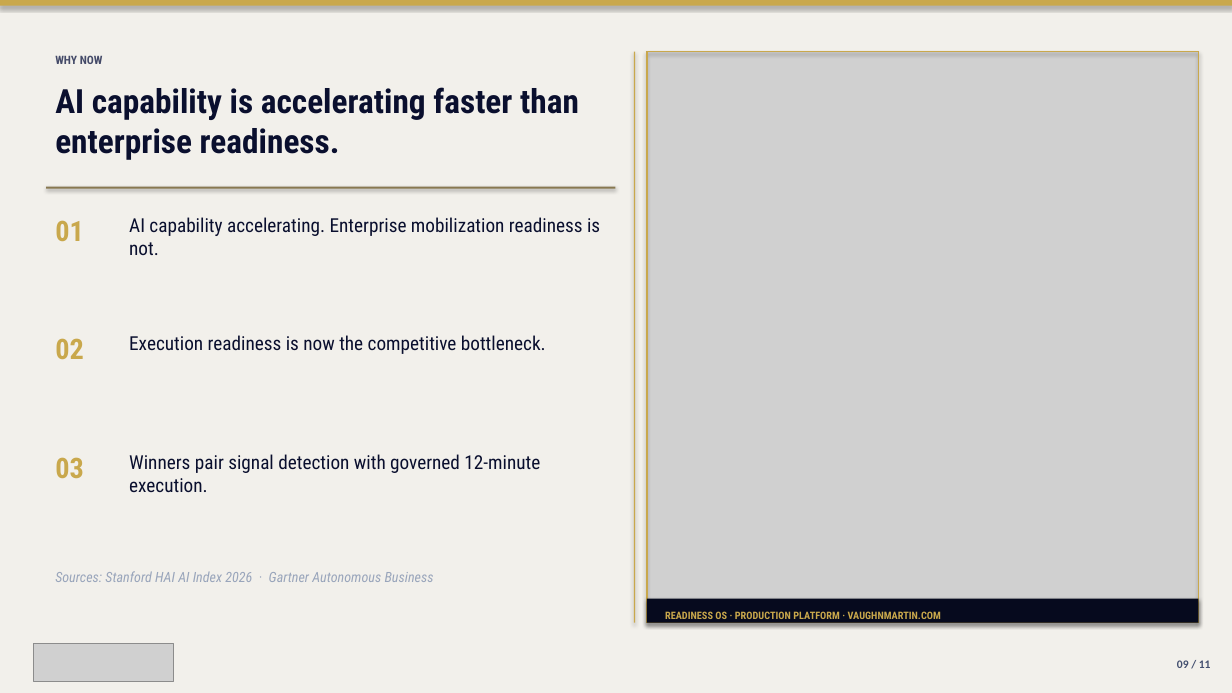
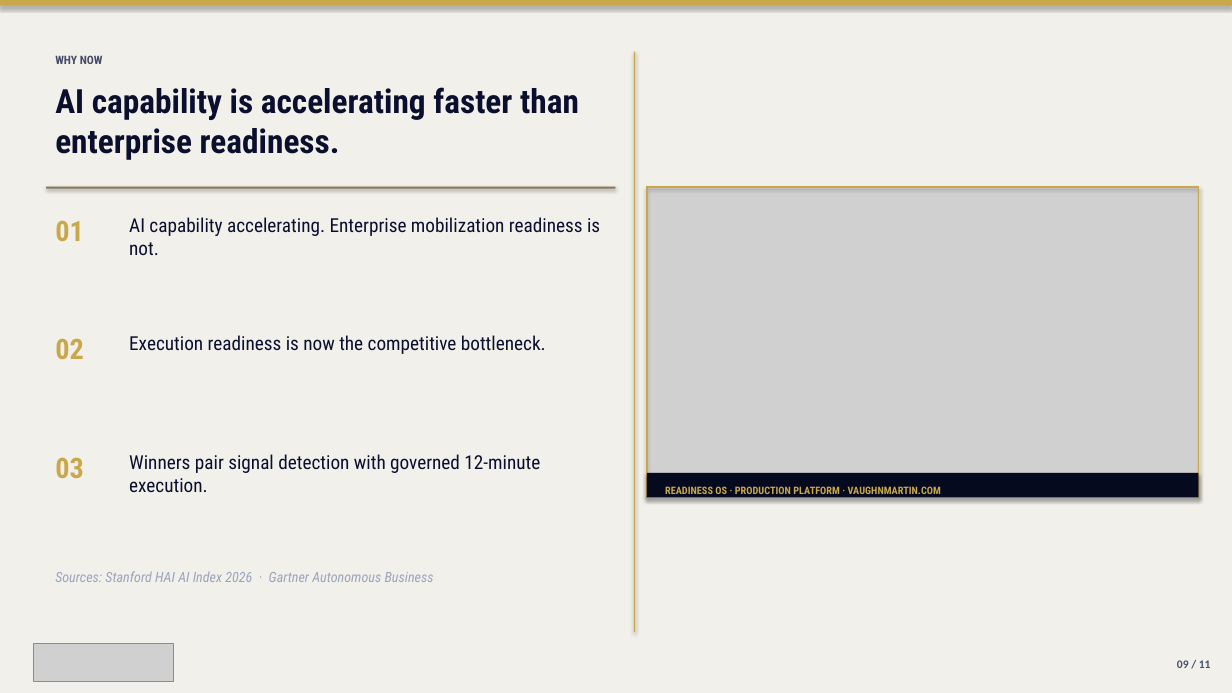
Before and after one commit to mbrunke18/CodePlatform1, a slide deck: slide 9 of attached_assets/VaughnMartin-Investor-Pitch-Deck-v10.pptx. Drawn at 1232x693 pixels with LibreOffice and Linux fonts; fonts in the diff are those of the drawing; grey boxes stand for pictures. Boxes give left, top, right and bottom in pixels: in the first picture for what was removed or moved away, otherwise in the second. Text is boxed around its words. In the diff, an @@ line names an element or a change of style, - is before the commit and + after.

```diff
--- a/attached_assets/VaughnMartin-Investor-Pitch-Deck-v10.pptx
+++ b/attached_assets/VaughnMartin-Investor-Pitch-Deck-v10.pptx
@@ rectangle: place and size @@
-rectangle at [634, 52, 635, 623]
+rectangle at [634, 52, 635, 632]
@@ picture: place and size @@
-picture at [647, 52, 1199, 623]
+picture at [647, 187, 1199, 497]
@@ rectangle: place and size @@
-rectangle at [647, 52, 1199, 623]
+rectangle at [647, 187, 1199, 497]
@@ rectangle: place and size @@
-rectangle at [647, 599, 1199, 623]
+rectangle at [647, 473, 1199, 497]
@@ text "READINESS OS · PRODUCTION PLATFORM ...": place and size @@
-text "READINESS OS · PRODUCTION PLATFORM ..." at [665, 611, 941, 619]
+text "READINESS OS · PRODUCTION PLATFORM ..." at [665, 486, 941, 494]
```
Also in this commit, not shown: 1 other slide changed, 3 other files.
